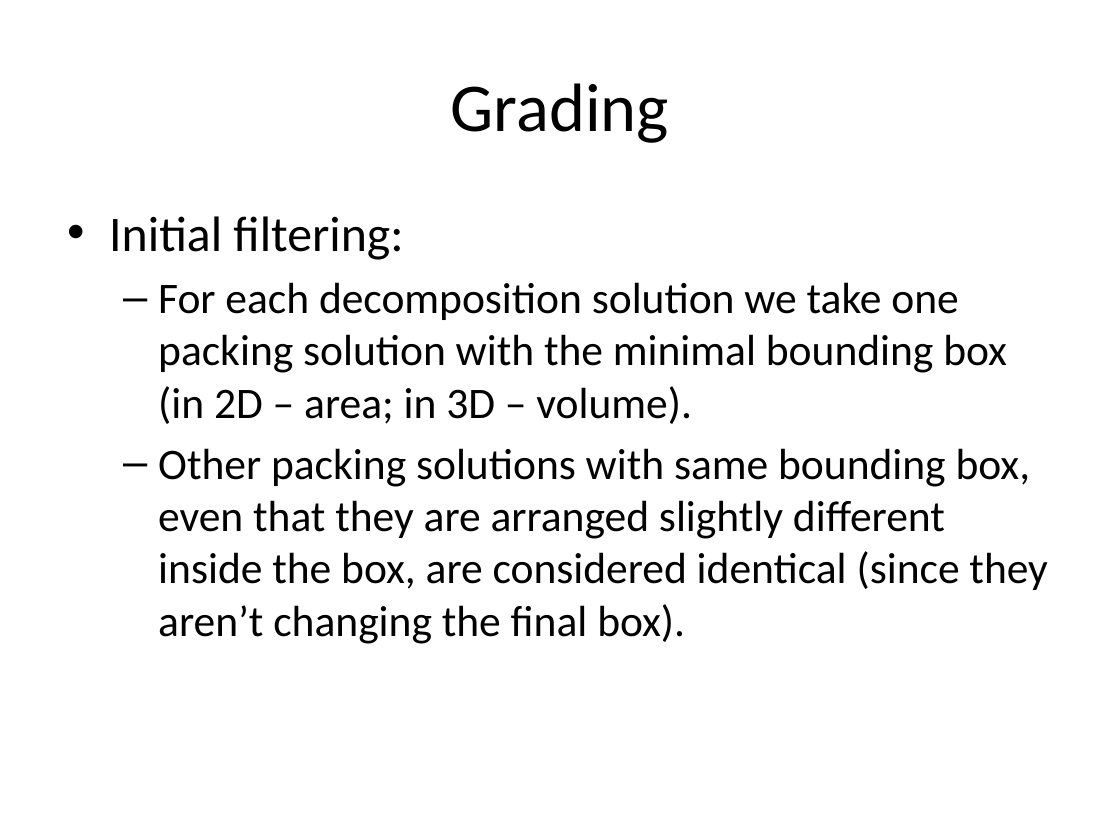
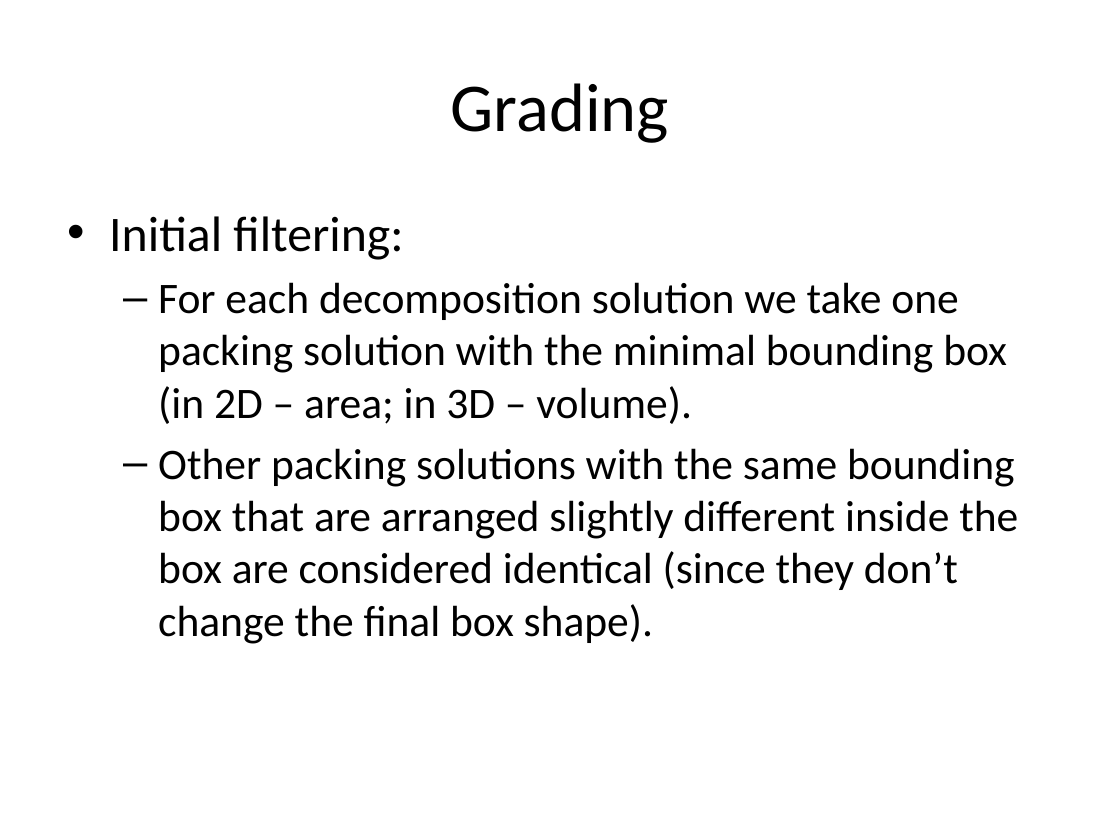
Before and after one commit to orperel/DecomposeForPacking, a slide deck: slide 11 of DecomposeForPacking/docs/Decompose for Packing - Summary and Extensions.pptx (slide 8 before the commit). Drawn at 1120x840 pixels with LibreOffice and Linux fonts; fonts in the diff are those of the drawing. Boxes give left, top, right and bottom in pixels: in the first picture for what was removed or moved away, otherwise in the second. Text is boxed around its words. In the diff, an @@ line names an element or a change of style, - is before the commit and + after.

```diff
--- a/DecomposeForPacking/docs/Decompose for Packing - Summary and Extensions.pptx
+++ b/DecomposeForPacking/docs/Decompose for Packing - Summary and Extensions.pptx
@@ text at (158,448,1018,644): text changed @@
-  – Other packing solutions with same bounding box, even that they are arranged slightly different inside the box, are considered identical (since they aren’t changing the final box).
+  – Other packing solutions with the same bounding box that are arranged slightly different inside the box are considered identical (since they don’t change the final box shape).
```
Also in this commit, not shown: 15 other slides changed, 13 slides added, 2 slides removed, 15 other files.
